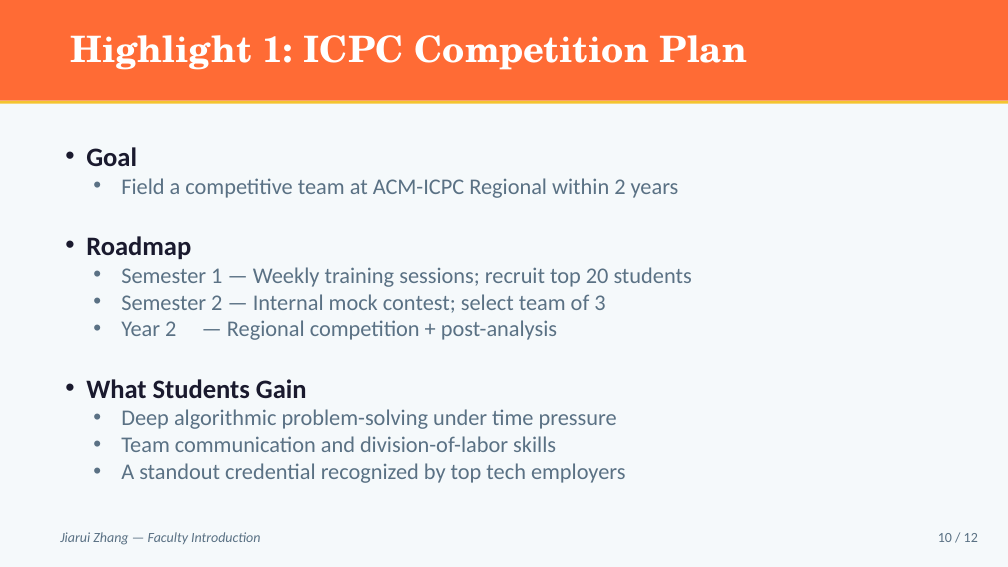
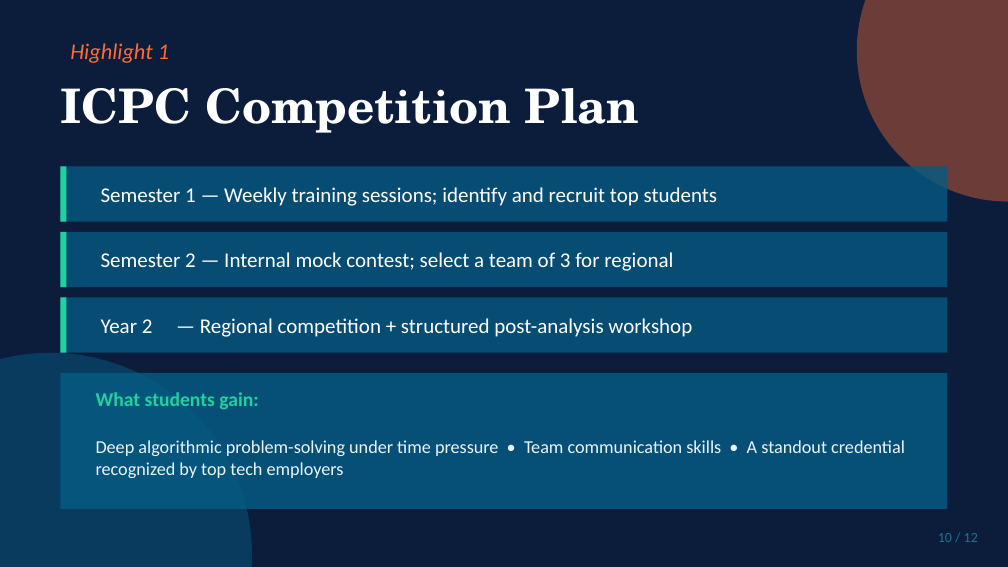
Before and after one commit to zjr506/ppttest, a slide deck: slide 10 of Faculty_Introduction.pptx. Drawn at 1008x567 pixels with LibreOffice and Linux fonts; fonts in the diff are those of the drawing. Boxes give left, top, right and bottom in pixels: in the first picture for what was removed or moved away, otherwise in the second. Text is boxed around its words. In the diff, an @@ line names an element or a change of style, - is before the commit and + after.

```diff
--- a/Faculty_Introduction.pptx
+++ b/Faculty_Introduction.pptx
@@ background #F5F9FB to #0B1D3A @@
@@ rectangle removed at (x1=0, y1=0, x2=1008, y2=101) @@
@@ ellipse added at (x1=857, y1=0, x2=1008, y2=202), fill #FF6B35 at 40% opacity @@
@@ text added at (x1=70, y1=43, x2=169, y2=63), 16 pt, text #FF6B35, italic @@
+Highlight 1
@@ text at (x1=60, y1=88, x2=639, y2=133): text changed; size 26 to 34 pt @@
-Highlight 1: ICPC Competition Plan
+ICPC Competition Plan
@@ rectangle removed at (x1=0, y1=101, x2=1008, y2=104) @@
@@ text removed at (x1=86, y1=147, x2=692, y2=483) @@
-• Goal
-  • Field a competitive team at ACM-ICPC Regional within 2 years
-• Roadmap
-  • Semester 1 — Weekly training sessions; recruit top 20 students
-  • Semester 2 — Internal mock contest; select team of 3
-  • Year 2 — Regional competition + post-analysis
-• What Students Gain
-  • Deep algorithmic problem-solving under time pressure
-  • Team communication and division-of-labor skills
-  • A standout credential recognized by top tech employers
@@ rectangle added at (x1=60, y1=166, x2=948, y2=222), fill #065A82 at 80% opacity @@
@@ rectangle added at (x1=60, y1=166, x2=67, y2=222), fill #21D19F @@
@@ text added at (x1=101, y1=187, x2=718, y2=206), 15 pt, text #FFFFFF @@
+Semester 1 — Weekly training sessions; identify and recruit top students
@@ rectangle added at (x1=60, y1=232, x2=948, y2=287), fill #065A82 at 80% opacity @@
@@ rectangle added at (x1=60, y1=232, x2=67, y2=287), fill #21D19F @@
@@ text added at (x1=101, y1=252, x2=673, y2=271), 15 pt, text #FFFFFF @@
+Semester 2 — Internal mock contest; select a team of 3 for regional
@@ rectangle added at (x1=60, y1=297, x2=948, y2=353), fill #065A82 at 80% opacity @@
@@ rectangle added at (x1=60, y1=297, x2=67, y2=353), fill #21D19F @@
@@ text added at (x1=101, y1=318, x2=692, y2=337), 15 pt, text #FFFFFF @@
+Year 2 — Regional competition + structured post-analysis workshop
@@ ellipse added at (x1=0, y1=353, x2=252, y2=567), fill #065A82 at 50% opacity @@
@@ rectangle added at (x1=60, y1=373, x2=948, y2=509), fill #065A82 at 85% opacity @@
@@ text added at (x1=96, y1=392, x2=258, y2=409), 14 pt, text #21D19F, bold @@
+What students gain:
@@ text added at (x1=96, y1=440, x2=905, y2=478), 13 pt, text #EAF4F8 @@
+Deep algorithmic problem-solving under time pressure • Team communication skills • A standout credential recognized by top tech employers
@@ text removed at (x1=60, y1=532, x2=260, y2=545) @@
-Jiarui Zhang — Faculty Introduction
@@ text "10 / 12" at (x1=938, y1=533, x2=978, y2=542): text colour #5A7184 to #1C7293 @@
```
Also in this commit, not shown: 10 other slides changed, 1 slide added, 1 slide removed, 1 other file.
